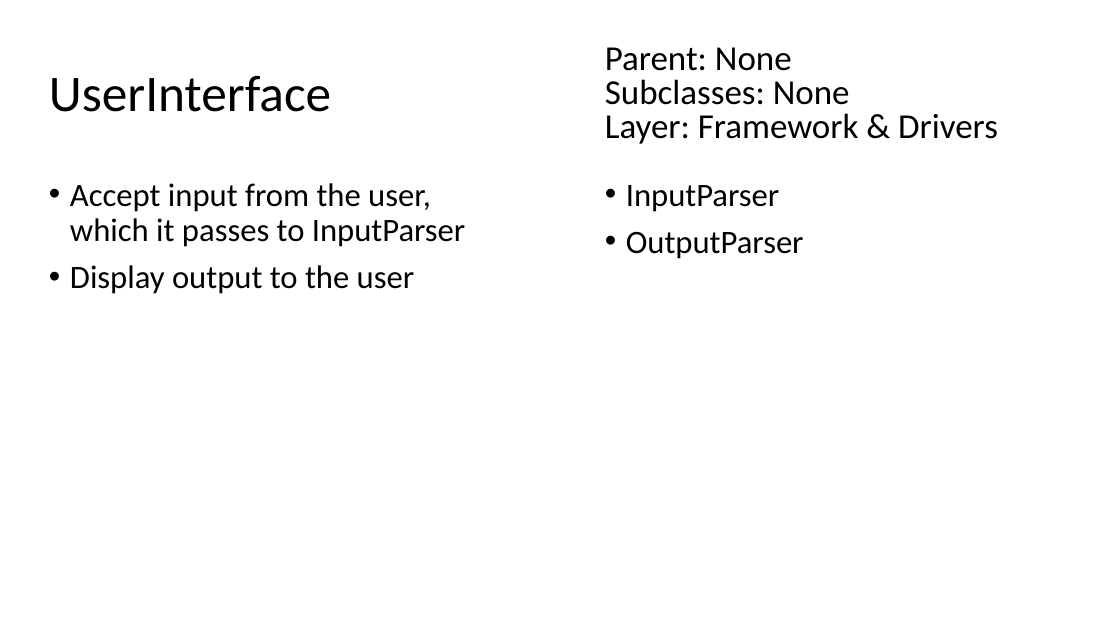
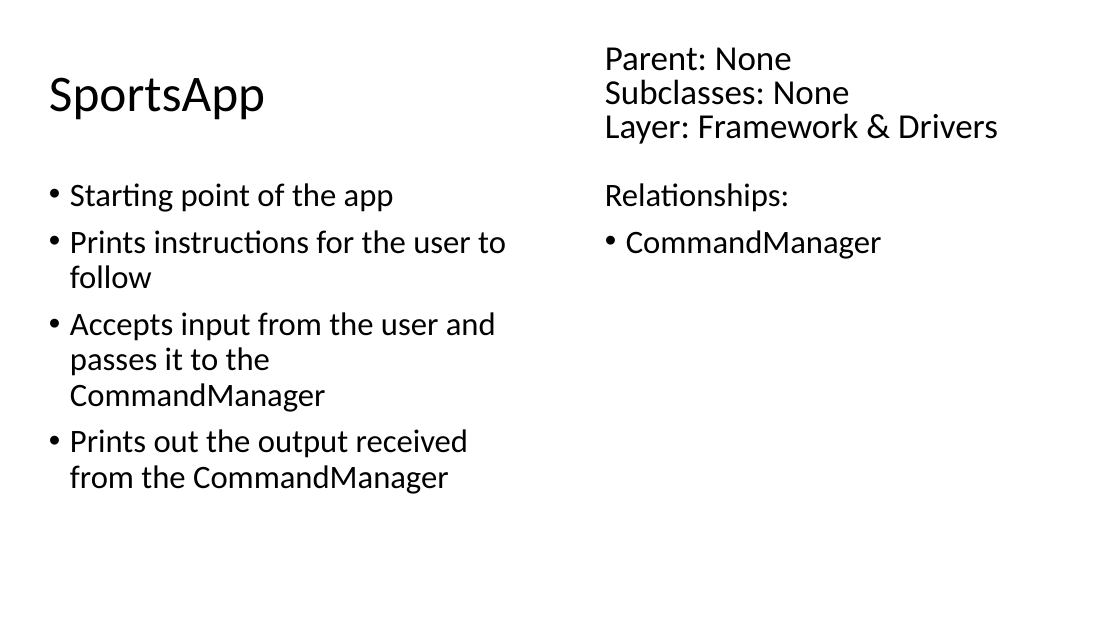
Before and after one commit to CSC207-UofT/course-project-sports-agents, a slide deck: slide 1 of IsaiahCRC.pptx. Drawn at 1120x630 pixels with LibreOffice and Linux fonts; fonts in the diff are those of the drawing. Boxes give left, top, right and bottom in pixels: in the first picture for what was removed or moved away, otherwise in the second. Text is boxed around its words. In the diff, an @@ line names an element or a change of style, - is before the commit and + after.

```diff
--- a/IsaiahCRC.pptx
+++ b/IsaiahCRC.pptx
@@ title at [49, 77, 265, 120]: text changed @@
-UserInterface
+SportsApp
@@ text at [70, 183, 506, 494]: text changed @@
-• Accept input from the user, which it passes to InputParser
-• Display output to the user
+• Starting point of the app
+• Prints instructions for the user to follow
+• Accepts input from the user and passes it to the CommandManager
+• Prints out the output received from the CommandManager
@@ text at [605, 183, 882, 259]: text changed @@
-• InputParser
-• OutputParser
+Relationships:
+• CommandManager
```
Also in this commit, not shown: 7 other slides changed, 4 slides removed.
